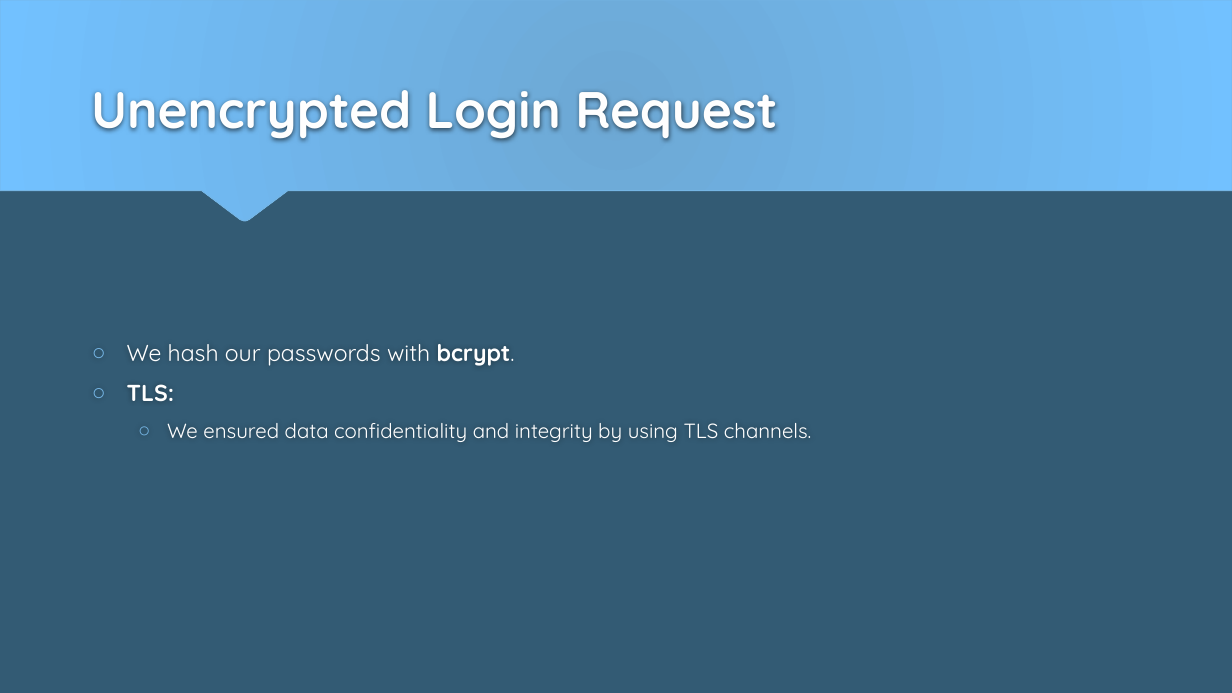
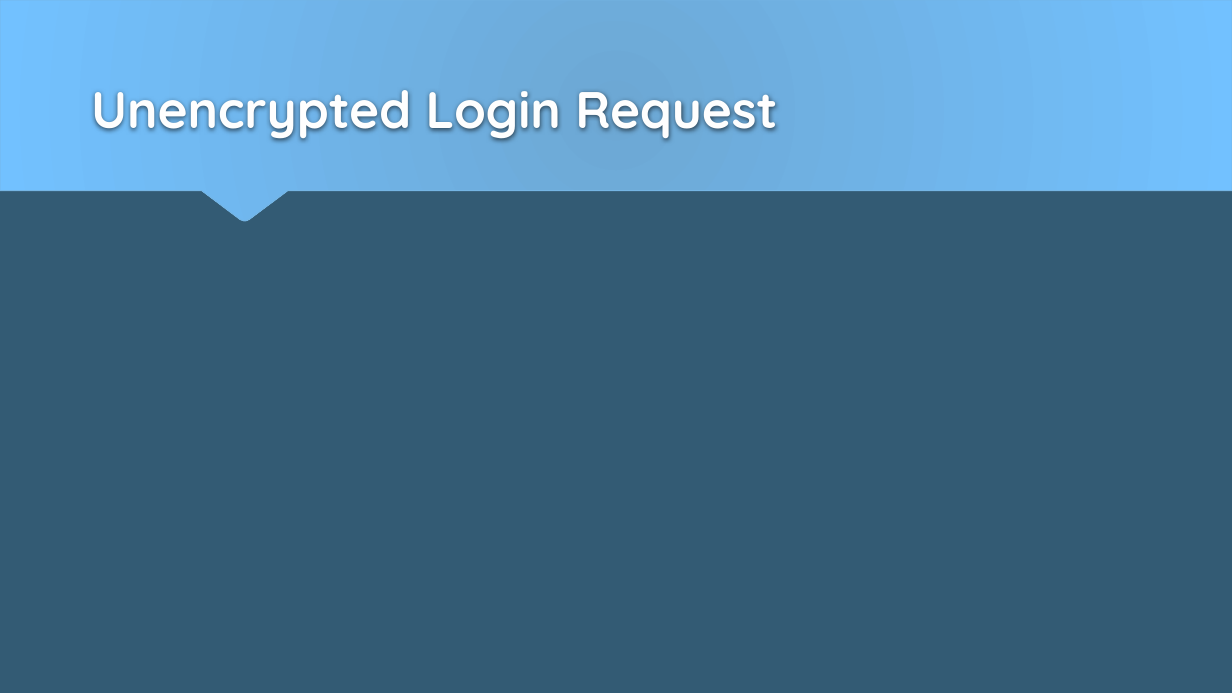
Before and after one commit to FelixHen/SCIBM, a slide deck: slide 3 of Presentation3/MarijaBelova752684_Jan-PatrickKirchner742143_FelixHennig752734.pptx. Drawn at 1232x693 pixels with LibreOffice and Linux fonts; fonts in the diff are those of the drawing. Boxes give left, top, right and bottom in pixels: in the first picture for what was removed or moved away, otherwise in the second. Text is boxed around its words. In the diff, an @@ line names an element or a change of style, - is before the commit and + after.

```diff
--- a/Presentation3/MarijaBelova752684_Jan-PatrickKirchner742143_FelixHennig752734.pptx
+++ b/Presentation3/MarijaBelova752684_Jan-PatrickKirchner742143_FelixHennig752734.pptx
@@ text removed at [127, 344, 812, 442] @@
-○ We hash our passwords with bcrypt.
-○ TLS:
-  ○ We ensured data confidentiality and integrity by using TLS channels.
```
Also in this commit, not shown: 1 other slide changed, 1 slide added, 2 other files.
